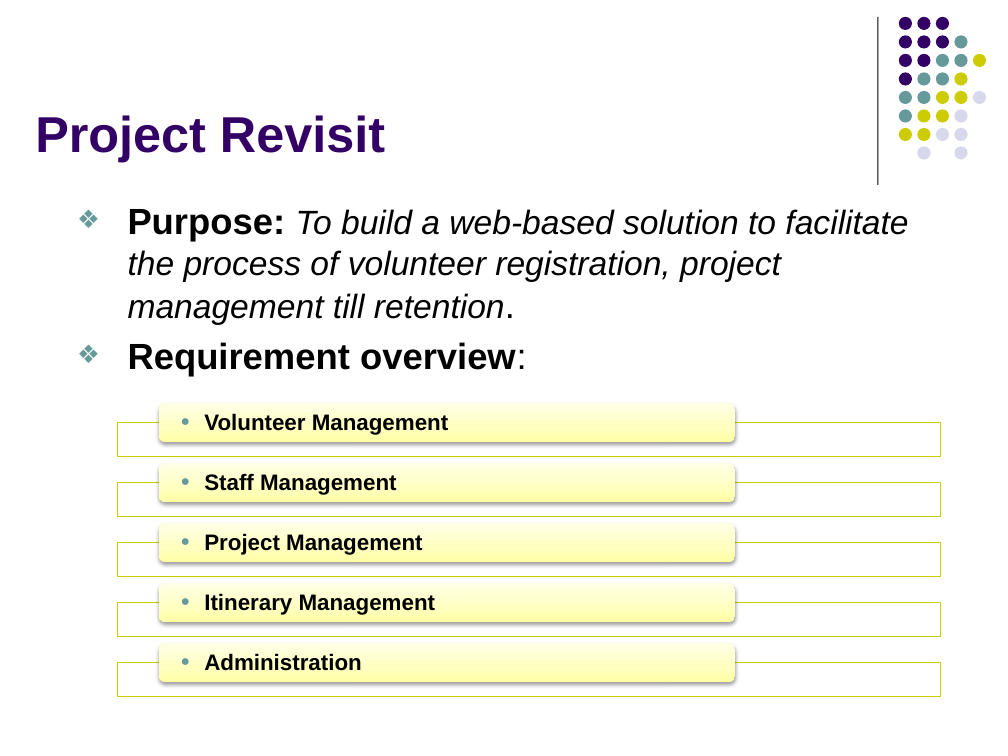
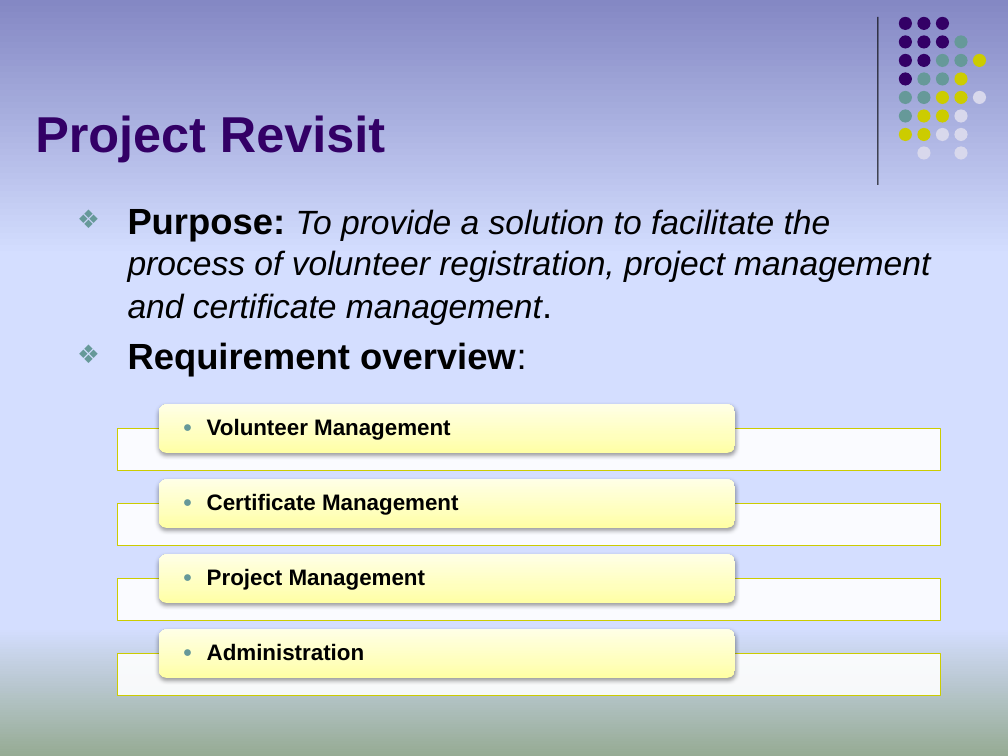
Before and after one commit to imireasa/mtech-se18-t08s, a slide deck: slide 3 of docs/W-9 Working Document/W-9.3 Presentation Slides/Phase 3/vms_presentation_3_v0.1.pptx. Drawn at 1008x756 pixels with LibreOffice and Linux fonts; fonts in the diff are those of the drawing. Boxes give left, top, right and bottom in pixels: in the first picture for what was removed or moved away, otherwise in the second. Text is boxed around its words. In the diff, an @@ line names an element or a change of style, - is before the commit and + after.

```diff
--- a/docs/W-9 Working Document/W-9.3 Presentation Slides/Phase 3/vms_presentation_3_v0.1.pptx
+++ b/docs/W-9 Working Document/W-9.3 Presentation Slides/Phase 3/vms_presentation_3_v0.1.pptx
@@ background #FFFFFF to gradient #8488C4 to #D4DEFF to #96AB94 @@
@@ text at [128, 209, 930, 325]: text changed @@
-❖ Purpose: To build a web-based solution to facilitate the process of volunteer registration, project management till retention.
+❖ Purpose: To provide a solution to facilitate the process of volunteer registration, project management and certificate management.
@@ rounded rectangle: place and size @@
-rounded rectangle at [158, 403, 735, 443]
+rounded rectangle at [158, 404, 735, 453]
@@ text "Volunteer Management": place and size @@
-text "Volunteer Management" at [204, 413, 449, 435]
+text "Volunteer Management" at [207, 418, 451, 440]
@@ rectangle: place and size @@
-rectangle at [118, 422, 941, 456]
+rectangle at [118, 428, 941, 470]
@@ rounded rectangle: place and size @@
-rounded rectangle at [158, 464, 735, 503]
+rounded rectangle at [158, 479, 735, 527]
@@ rectangle: place and size @@
-rectangle at [118, 483, 941, 516]
+rectangle at [118, 504, 941, 545]
@@ text at [207, 493, 458, 515]: text changed @@
-● Staff Management
+● Certificate Management
@@ rounded rectangle removed at [158, 523, 735, 562] @@
@@ rectangle removed at [118, 543, 941, 577] @@
@@ rounded rectangle: place and size @@
-rounded rectangle at [158, 584, 735, 623]
+rounded rectangle at [158, 554, 735, 603]
@@ text "Project Management": place and size @@
-text "Project Management" at [204, 533, 423, 555]
+text "Project Management" at [207, 568, 426, 590]
@@ rectangle: place and size @@
-rectangle at [118, 603, 941, 636]
+rectangle at [118, 579, 941, 620]
@@ text removed at [204, 593, 436, 615] @@
-● Itinerary Management
@@ rounded rectangle: place and size @@
-rounded rectangle at [158, 643, 735, 682]
+rounded rectangle at [158, 629, 735, 677]
@@ rectangle: place and size @@
-rectangle at [118, 663, 941, 697]
+rectangle at [118, 653, 941, 695]
@@ text "Administration": place and size @@
-text "Administration" at [204, 653, 361, 671]
+text "Administration" at [207, 643, 364, 661]
```
Also in this commit, not shown: 29 other slides changed.
